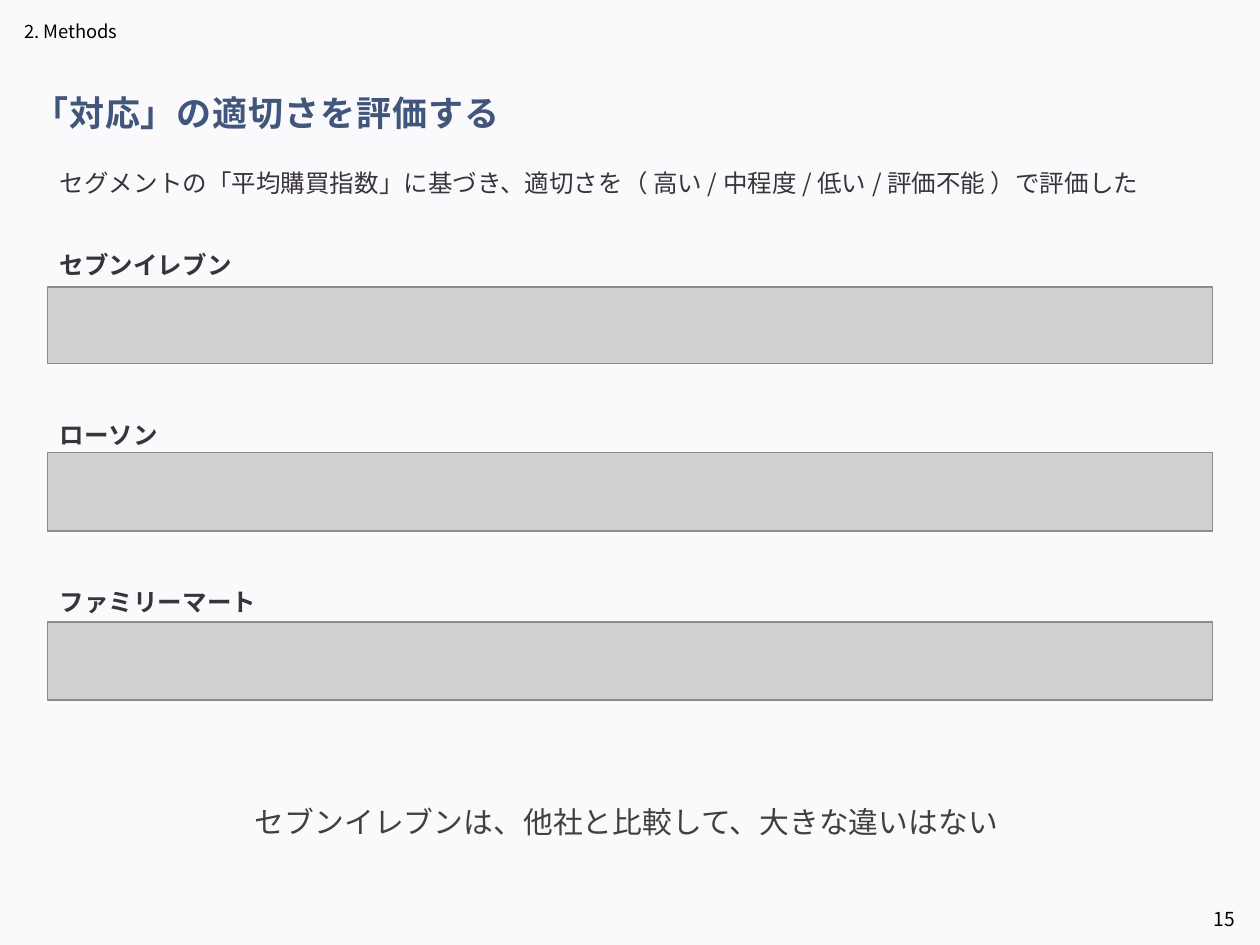
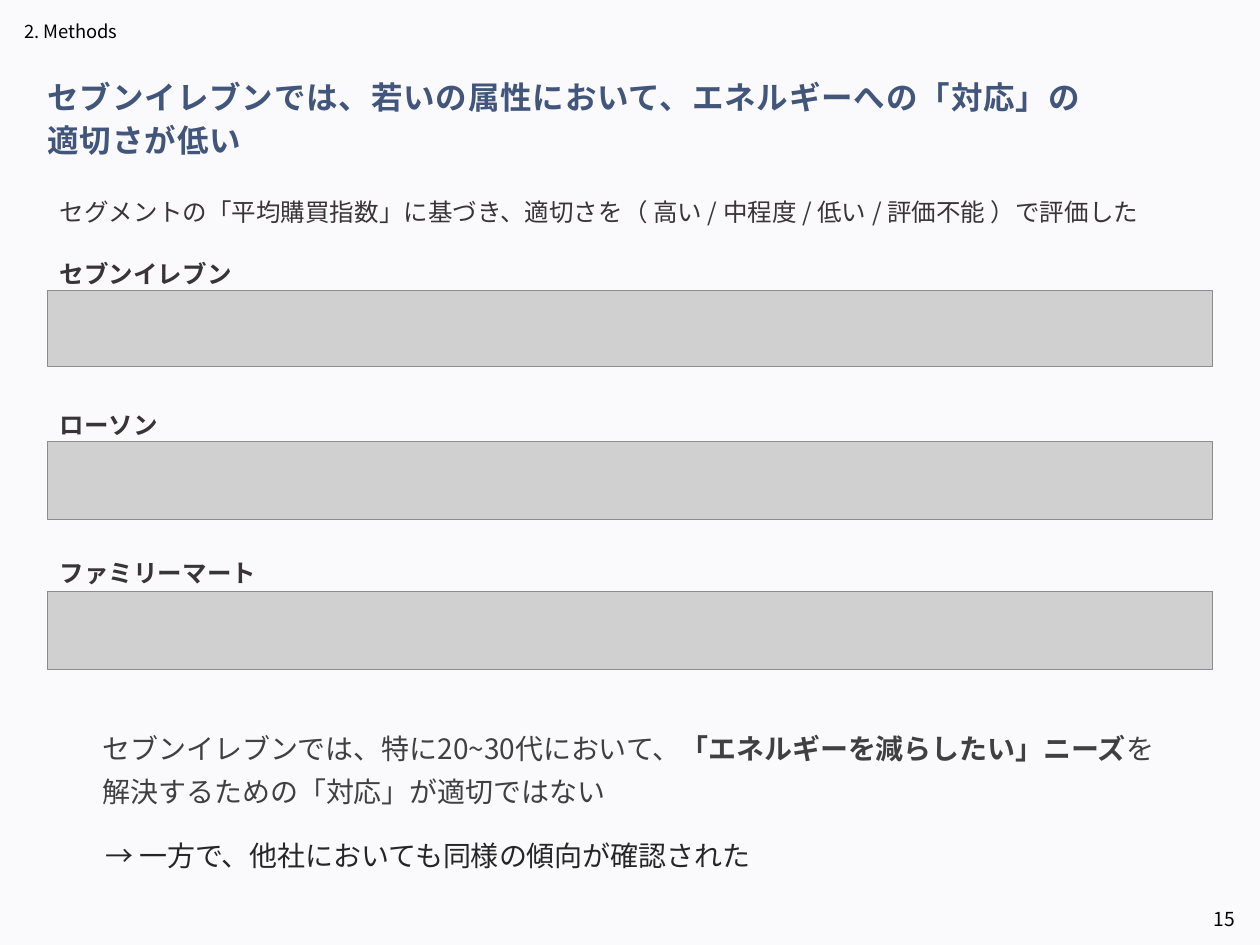
Before and after one commit to aoiseki0415/Accenture_CEO, a slide deck: slide 15 of 提出物一覧/アクセンチュア_中間発表.pptx. Drawn at 1260x945 pixels with LibreOffice and Linux fonts; fonts in the diff are those of the drawing; grey boxes stand for pictures. Boxes give left, top, right and bottom in pixels: in the first picture for what was removed or moved away, otherwise in the second. Text is boxed around its words. In the diff, an @@ line names an element or a change of style, - is before the commit and + after.

```diff
--- a/提出物一覧/アクセンチュア_中間発表.pptx
+++ b/提出物一覧/アクセンチュア_中間発表.pptx
@@ text at (x1=48, y1=82, x2=1080, y2=155): text changed; size 20 to 18 pt @@
-「対応」の適切さを評価する
+セブンイレブンでは、若いの属性において、エネルギーへの「対応」の
+適切さが低い
@@ text "セグメントの「平均購買指数」に基づき、適切さを（ 高い / 中程度 / ..." moved from (x1=60, y1=171, x2=1138, y2=194) to (x1=60, y1=200, x2=1138, y2=223) @@
@@ text "セブンイレブン" moved from (x1=60, y1=253, x2=232, y2=275) to (x1=60, y1=262, x2=232, y2=284) @@
@@ picture moved from (x1=48, y1=287, x2=1213, y2=364) to (x1=48, y1=291, x2=1213, y2=368) @@
@@ text "ローソン" moved from (x1=60, y1=425, x2=158, y2=445) to (x1=60, y1=415, x2=158, y2=435) @@
@@ picture moved from (x1=48, y1=452, x2=1213, y2=530) to (x1=48, y1=441, x2=1213, y2=519) @@
@@ text "ファミリーマート" moved from (x1=60, y1=591, x2=256, y2=613) to (x1=60, y1=562, x2=256, y2=584) @@
@@ picture moved from (x1=48, y1=622, x2=1213, y2=701) to (x1=48, y1=591, x2=1213, y2=669) @@
@@ text at (x1=103, y1=735, x2=1154, y2=805): text changed; size 17 to 16 pt @@
-セブンイレブンは、他社と比較して、大きな違いはない
+セブンイレブンでは、特に20~30代において、「エネルギーを減らしたい」ニーズを解決するための「対応」が適切ではない
@@ text added at (x1=139, y1=842, x2=750, y2=869), 16 pt, text #262626 @@
+→ 一方で、他社においても同様の傾向が確認された
```
Also in this commit, not shown: 13 other slides changed, 2 slides added, 2 slides removed, 1 other file.
